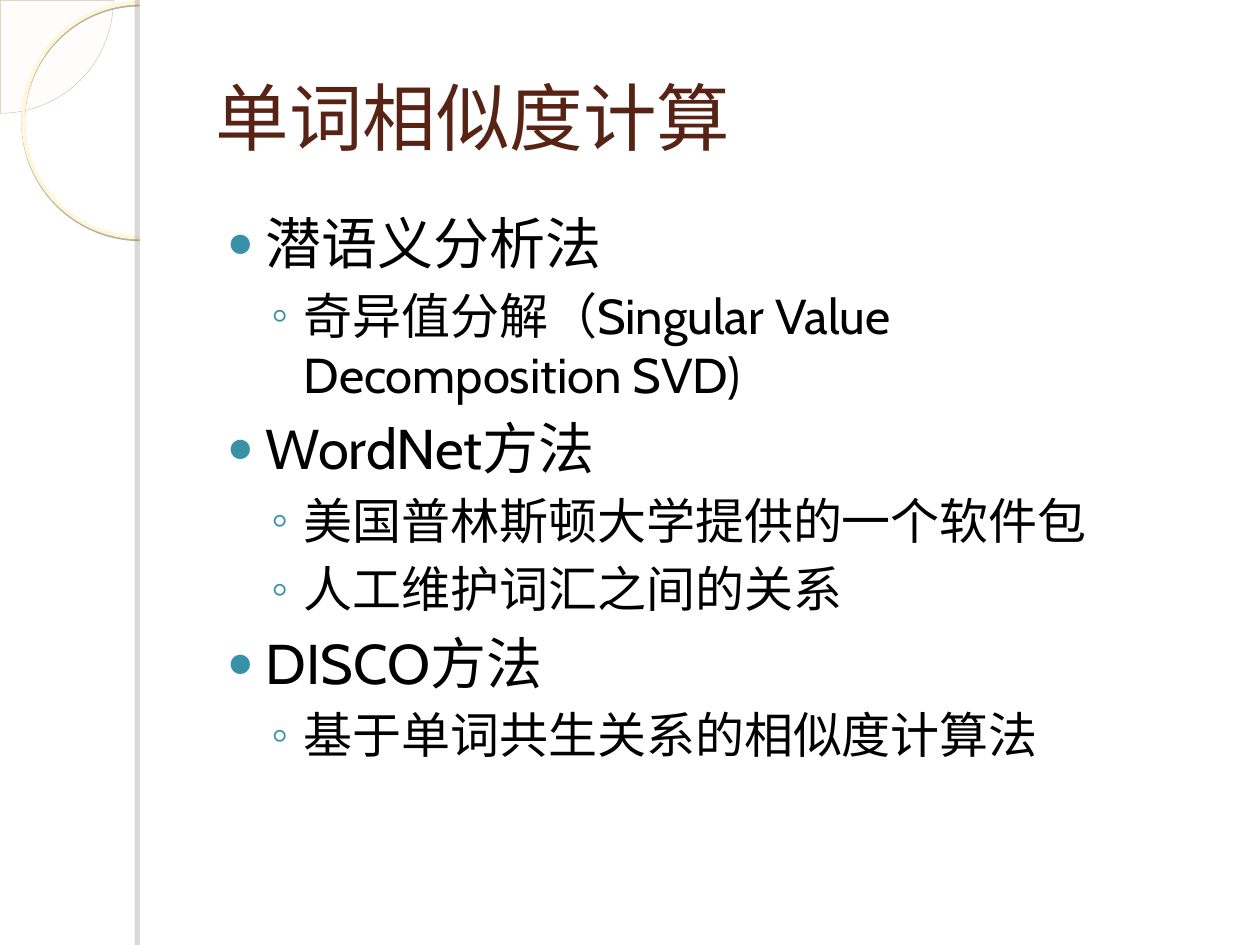
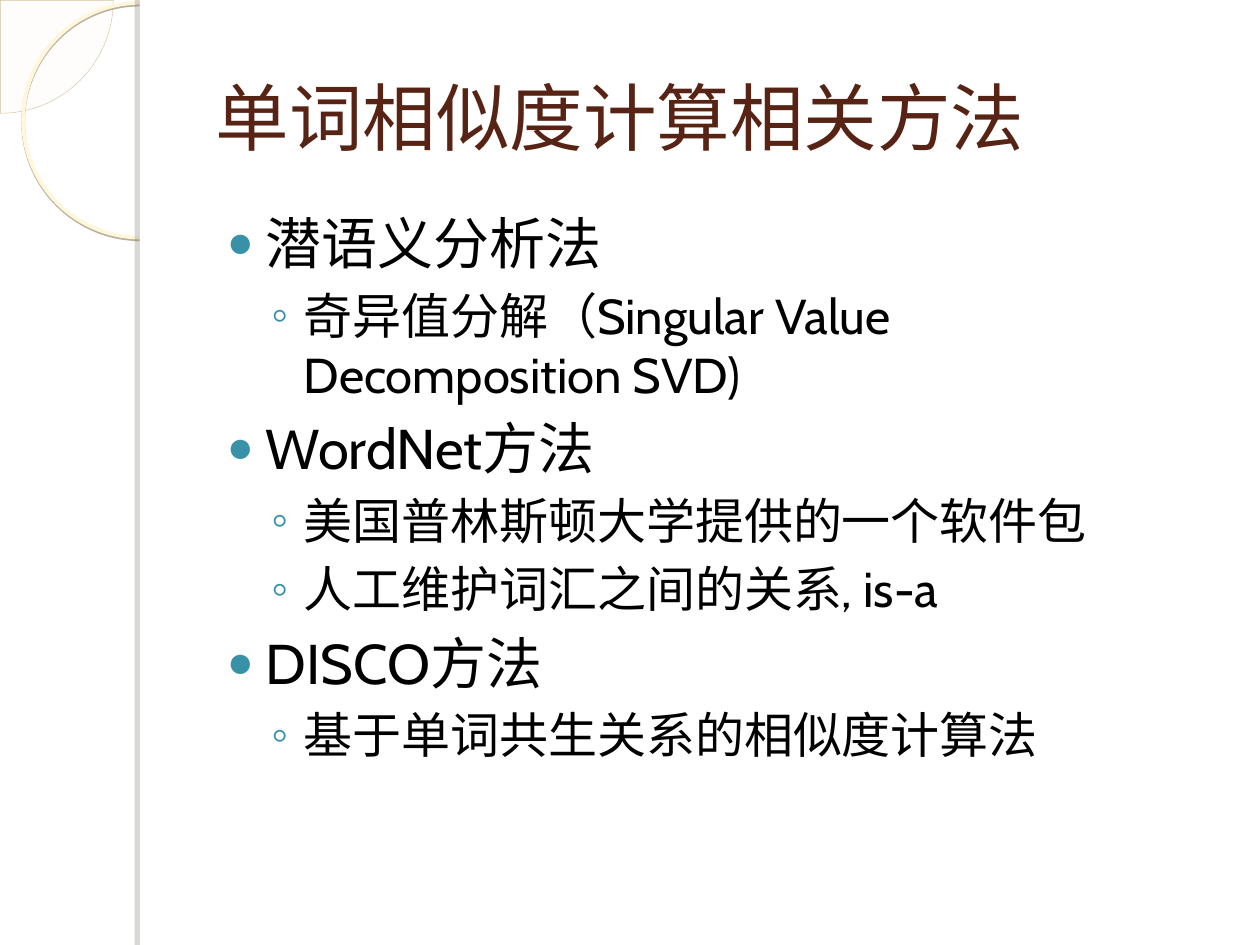
Before and after one commit to WangJunqiao/Tech-Study, a slide deck: slide 9 of 答辩.ppt. Drawn at 1260x945 pixels with LibreOffice and Linux fonts; fonts in the diff are those of the drawing; background and template pictures are left out. Boxes give left, top, right and bottom in pixels: in the first picture for what was removed or moved away, otherwise in the second. Text is boxed around its words. In the diff, an @@ line names an element or a change of style, - is before the commit and + after.

```diff
--- a/答辩.ppt
+++ b/答辩.ppt
@@ title at <box>216,83,1025,151</box>: text changed @@
-单词相似度计算
+单词相似度计算相关方法
@@ text at <box>304,565,939,612</box>: text changed @@
-  ◦ 人工维护词汇之间的关系
+  ◦ 人工维护词汇之间的关系, is-a
```
Also in this commit, not shown: 5 other slides changed.
